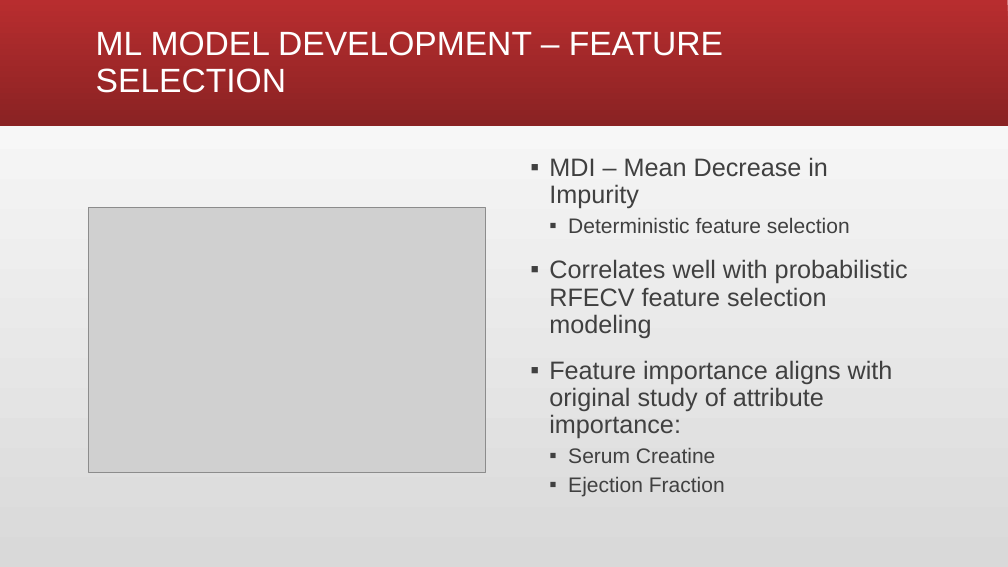
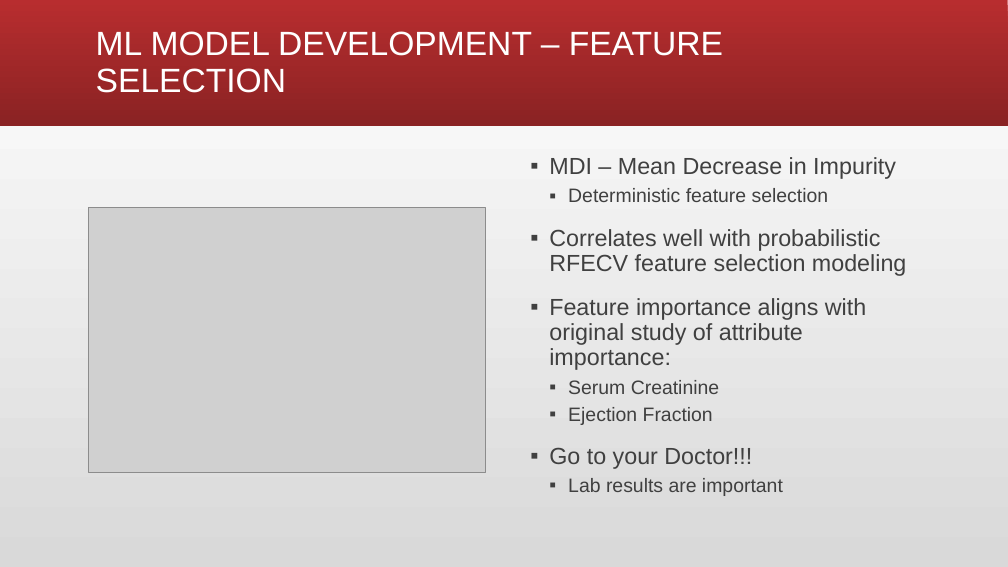
Before and after one commit to larawayn/Heart_Failure_Prediction, a slide deck: slide 9 of Heart Failure Detection.pptx. Drawn at 1008x567 pixels with LibreOffice and Linux fonts; fonts in the diff are those of the drawing; grey boxes stand for pictures. Boxes give left, top, right and bottom in pixels: in the first picture for what was removed or moved away, otherwise in the second. Text is boxed around its words. In the diff, an @@ line names an element or a change of style, - is before the commit and + after.

```diff
--- a/Heart Failure Detection.pptx
+++ b/Heart Failure Detection.pptx
@@ text at bbox=[549, 157, 906, 425]: size 24 to 22.2 pt in "MDI – Mean Decrease in Impurity", "Correlates well with probabilistic RFECV feature selection ...", "Feature importance aligns with original study of ..."; size 20 to 18.5 pt in "Deterministic feature selection", "Ejection Fraction" @@
@@ text at bbox=[568, 380, 719, 394]: text changed; size 20 to 18.5 pt @@
-  ▪ Serum Creatine
+  ▪ Serum Creatinine
@@ text at bbox=[549, 448, 783, 496]: paragraphs added @@
+▪ Go to your Doctor!!!
+  ▪ Lab results are important
```
Also in this commit, not shown: 1 other slide changed.
